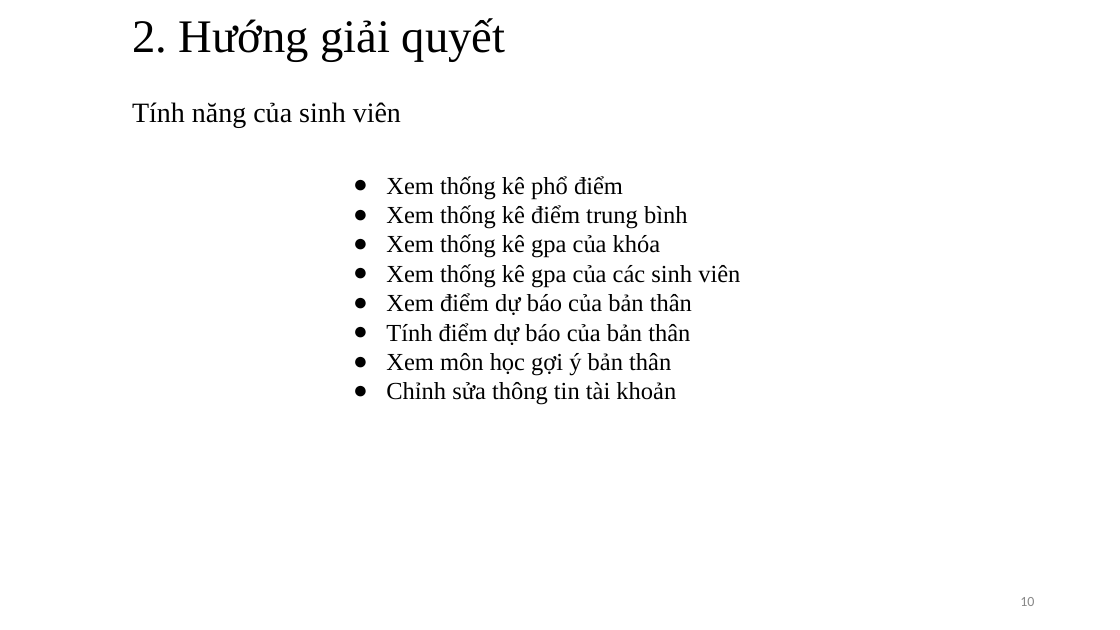
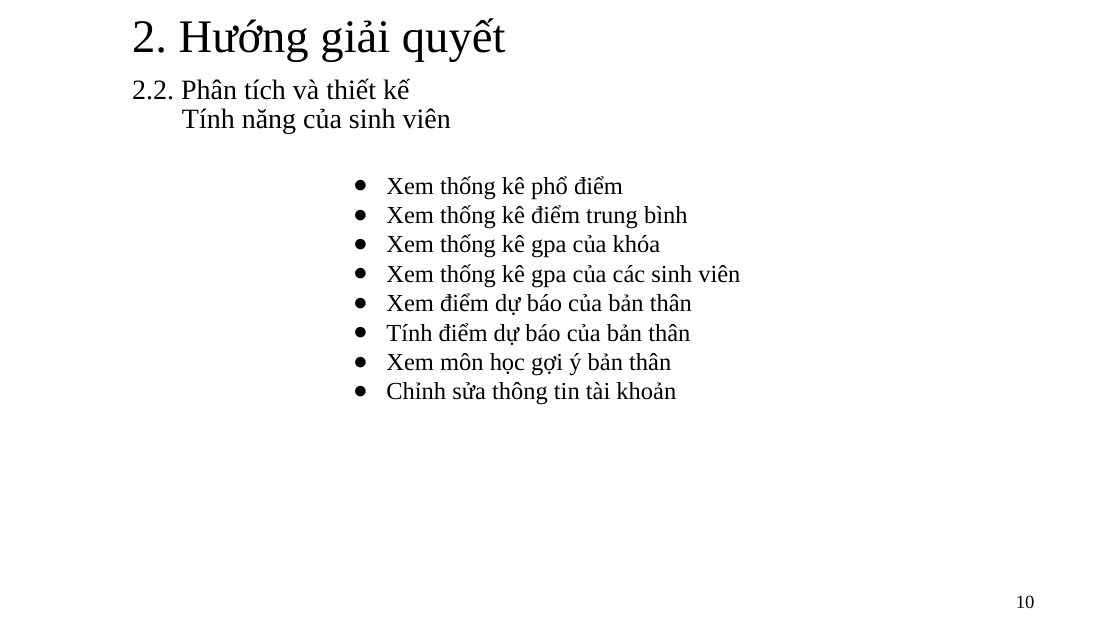
Before and after one commit to trunganhvu/Do_An_Docx, a slide deck: slide 10 of Khóa luận tốt nghiệp .pptx. Drawn at 1120x630 pixels with LibreOffice and Linux fonts; fonts in the diff are those of the drawing. Boxes give left, top, right and bottom in pixels: in the first picture for what was removed or moved away, otherwise in the second. Text is boxed around its words. In the diff, an @@ line names an element or a change of style, - is before the commit and + after.

```diff
--- a/Khóa luận tốt nghiệp .pptx
+++ b/Khóa luận tốt nghiệp .pptx
@@ text added at (x1=132, y1=78, x2=409, y2=100), 24 pt, text #000000 @@
+2.2. Phân tích và thiết kế
@@ subtitle "Tính năng của sinh viên" moved from (x1=132, y1=102, x2=401, y2=128) to (x1=182, y1=108, x2=451, y2=134) @@
@@ page number at (x1=1016, y1=595, x2=1035, y2=608): size 12 to 16 pt, font Calibri to Times New Roman, text colour #888888 to #000000 @@
```
Also in this commit, not shown: 11 other slides changed.
